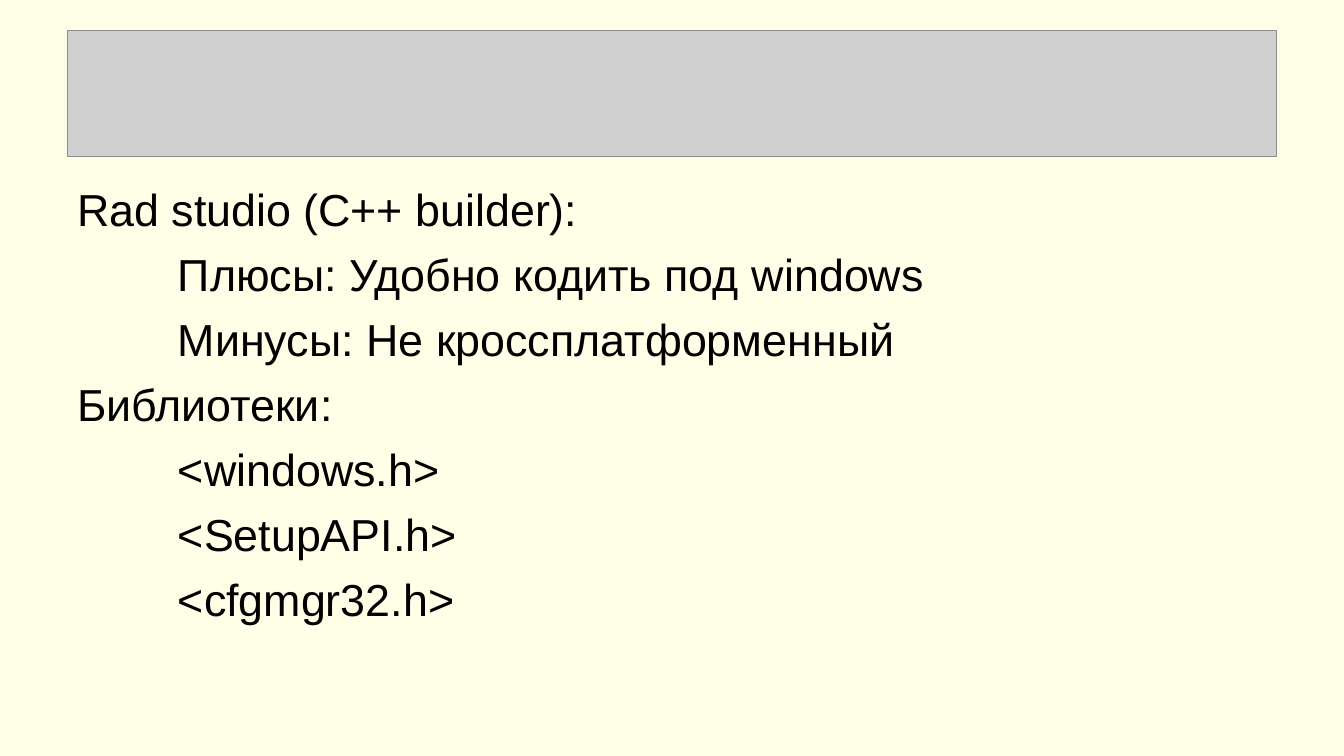
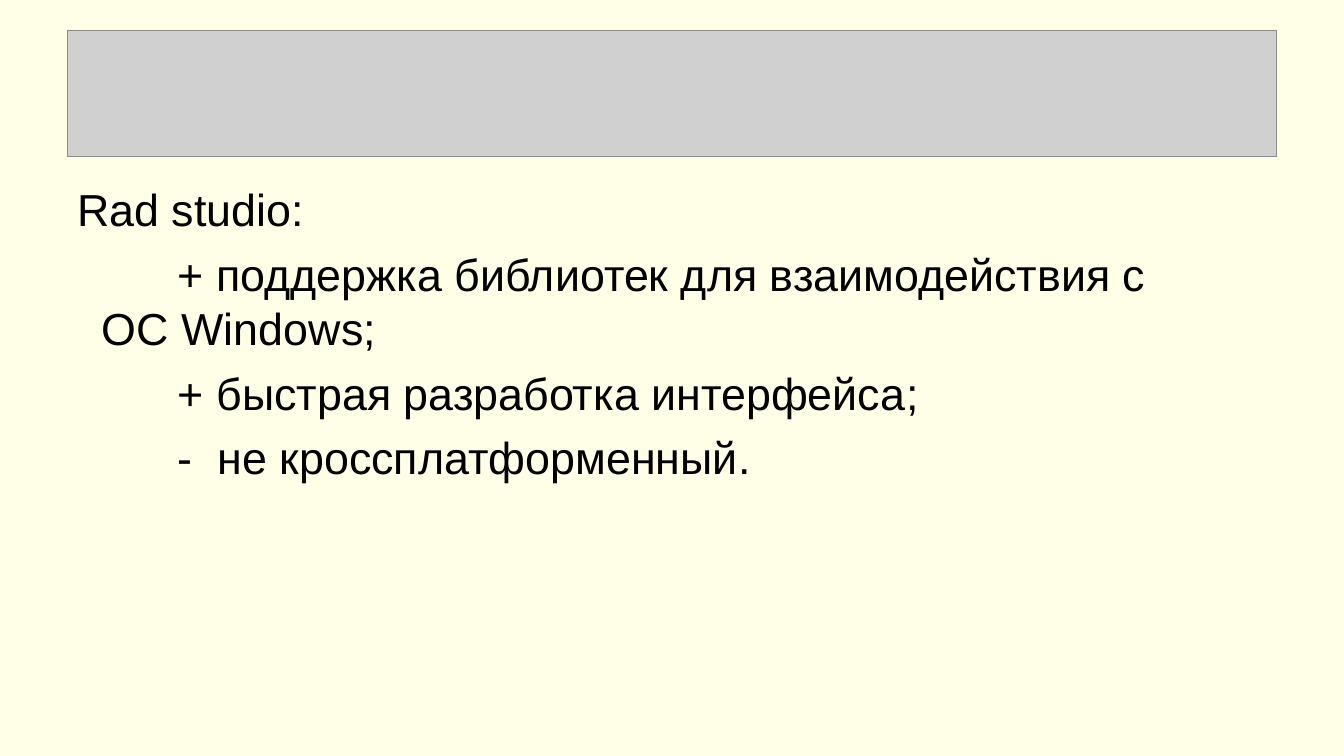
Before and after one commit to alekseisirmais/CPP_PARK, a slide deck: slide 4 of К защите.ppt. Drawn at 1344x756 pixels with LibreOffice and Linux fonts; fonts in the diff are those of the drawing; grey boxes stand for pictures. Boxes give left, top, right and bottom in pixels: in the first picture for what was removed or moved away, otherwise in the second. Text is boxed around its words. In the diff, an @@ line names an element or a change of style, - is before the commit and + after.

```diff
--- a/К защите.ppt
+++ b/К защите.ppt
@@ text at [77,193,1145,483]: text changed @@
-Rad studio (C++ builder):
-Плюсы: Удобно кодить под windows
-Минусы: Не кроссплатформенный
-Библиотеки:
-<windows.h>
-<SetupAPI.h>
-<cfgmgr32.h>
+Rad studio:
++ поддержка библиотек для взаимодействия с ОС Windows;
++ быстрая разработка интерфейса;
+- не кроссплатформенный.
```
Also in this commit, not shown: 3 other slides changed, 6 slides added, 1 slide removed.
